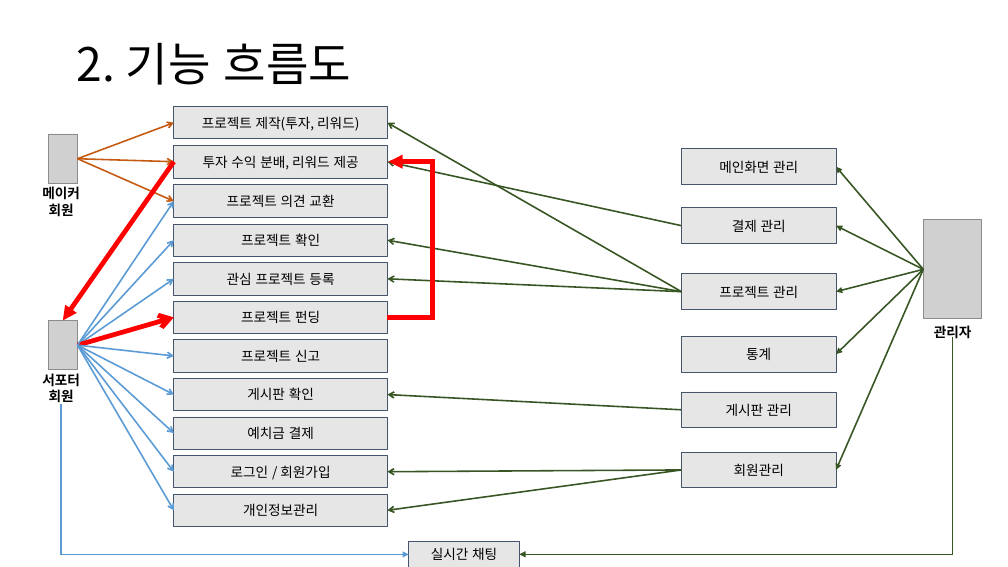
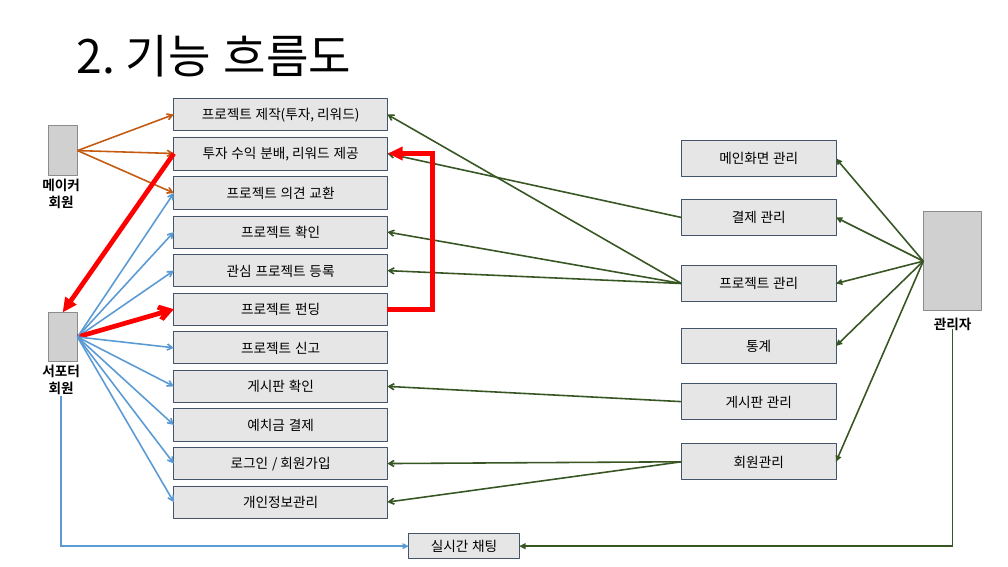
Before and after one commit to ezenteam2/EzenCrowdFunding, a slide deck: slide 5 of project03 - 발표1.pptx. Drawn at 1008x567 pixels with LibreOffice and Linux fonts; fonts in the diff are those of the drawing; grey boxes stand for pictures; background and template pictures are left out. Boxes give left, top, right and bottom in pixels: in the first picture for what was removed or moved away, otherwise in the second. Text is boxed around its words. In the diff, an @@ line names an element or a change of style, - is before the commit and + after.

```diff
--- a/project03 - 발표1.pptx
+++ b/project03 - 발표1.pptx
@@ 24 arrows, 17 rectangles, 3 pictures, 3 texts, 3 elbow arrows, 1 title: place and size @@
-24 arrows, 17 rectangles, 3 pictures, 3 texts, 3 elbow arrows, 1 title at (42,42,982,567)
+24 arrows, 17 rectangles, 3 pictures, 3 texts, 3 elbow arrows, 1 title at (42,34,982,559)
@@ arrow moved from (923, 269) - (836, 166) to (923, 261) - (836, 159) @@
@@ rectangle "관심 프로젝트 등록": place and size @@
-rectangle "관심 프로젝트 등록" at (174,262,388,295)
+rectangle "관심 프로젝트 등록" at (174,255,388,287)
```
Also in this commit, not shown: 3 other slides changed.
